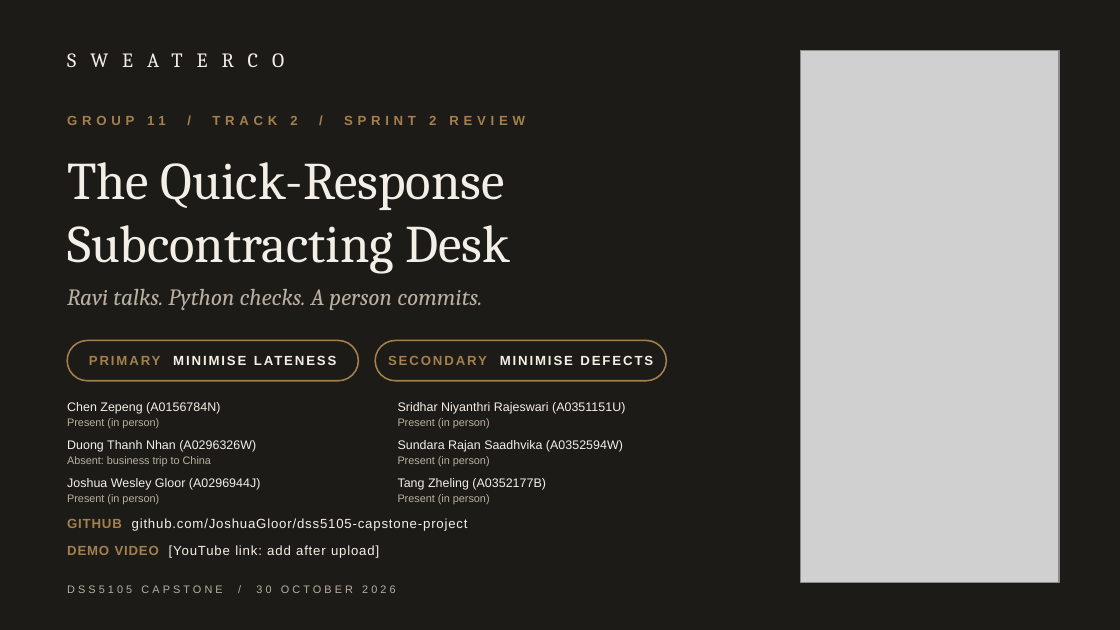
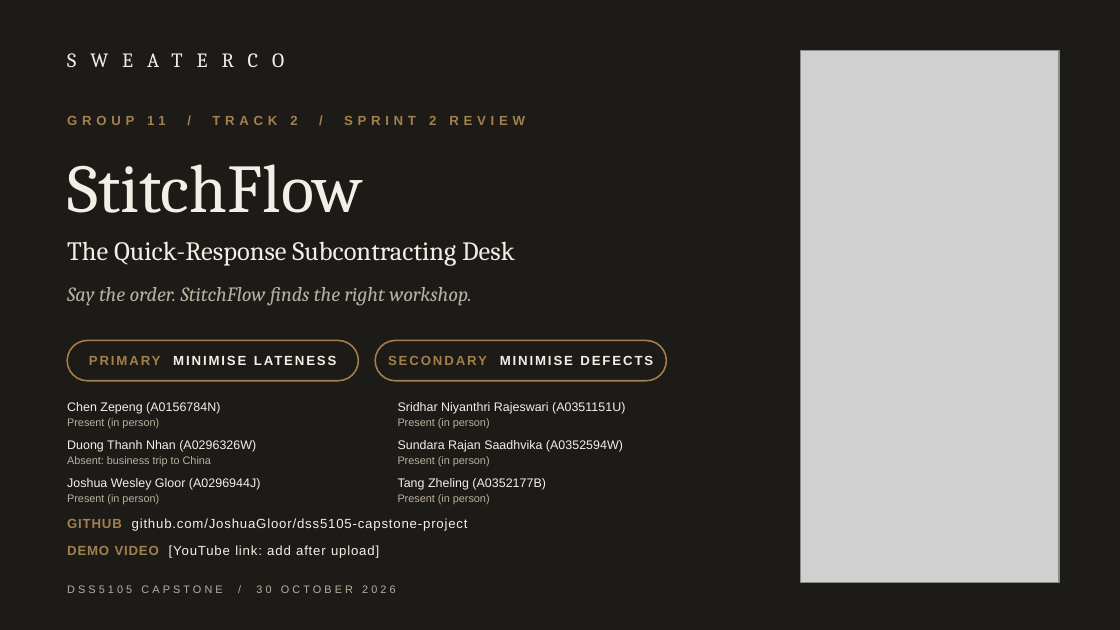
Before and after one commit to JoshuaGloor/dss5105-capstone-project, a slide deck: slide 1 of docs/slides/Presentation_Group11_Sprint2.pptx. Drawn at 1120x630 pixels with LibreOffice and Linux fonts; fonts in the diff are those of the drawing; grey boxes stand for pictures. Boxes give left, top, right and bottom in pixels: in the first picture for what was removed or moved away, otherwise in the second. Text is boxed around its words. In the diff, an @@ line names an element or a change of style, - is before the commit and + after.

Commit message:
Name the app StitchFlow; Charles plays the dispatcher in the demo

```diff
--- a/docs/slides/Presentation_Group11_Sprint2.pptx
+++ b/docs/slides/Presentation_Group11_Sprint2.pptx
@@ text added at (x1=67, y1=164, x2=363, y2=213), 44 pt, text #F4EFE6 @@
+StitchFlow
@@ text at (x1=67, y1=241, x2=515, y2=266): text changed; size 34 to 17 pt @@
-The Quick-Response
-Subcontracting Desk
+The Quick-Response Subcontracting Desk
@@ text removed at (x1=67, y1=289, x2=482, y2=310) @@
-Ravi talks. Python checks. A person commits.
@@ text added at (x1=67, y1=287, x2=471, y2=306), 13 pt, text #B9AF9F, italic @@
+Say the order. StitchFlow finds the right workshop.
```
Also in this commit, not shown: 7 other slides changed, 15 other files.
